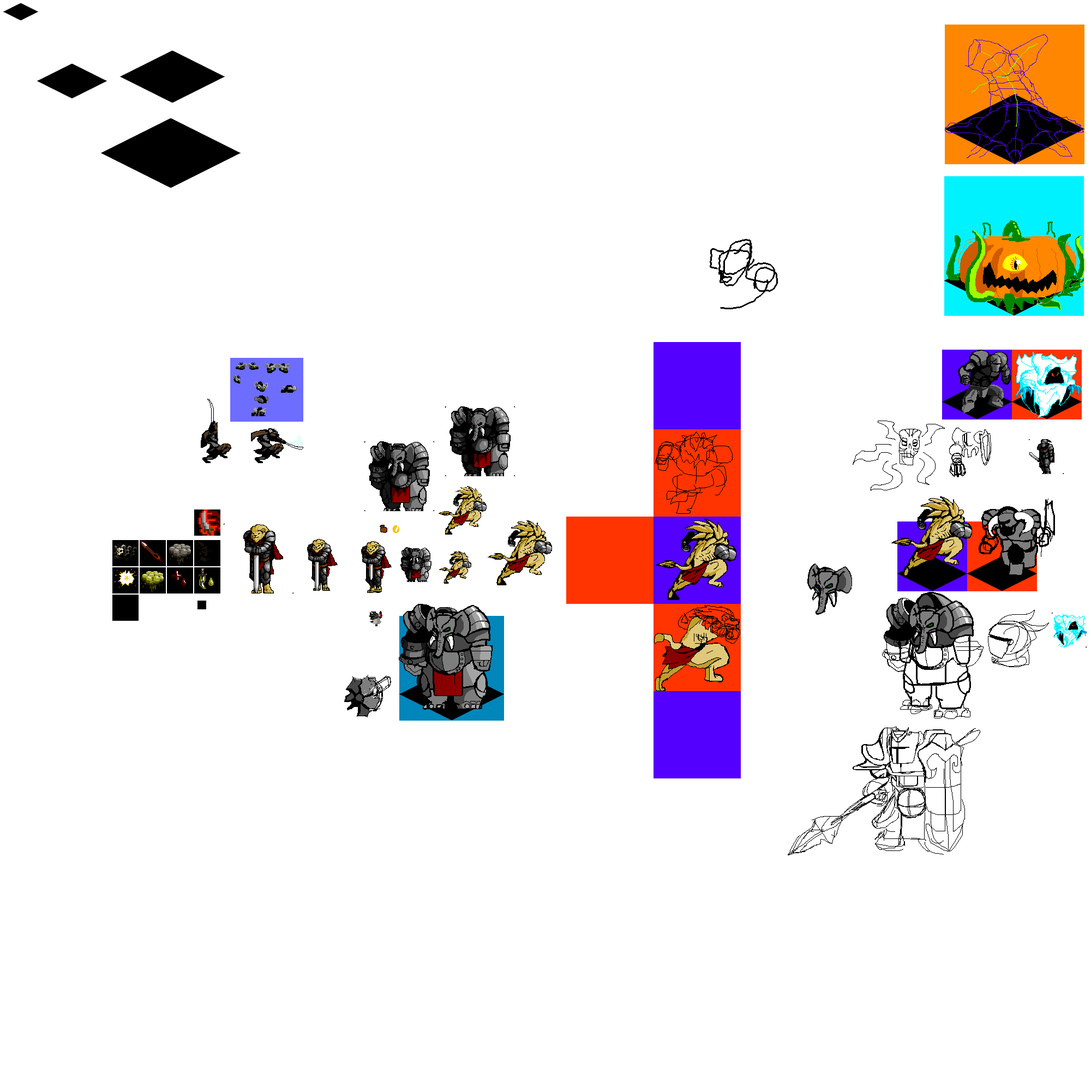
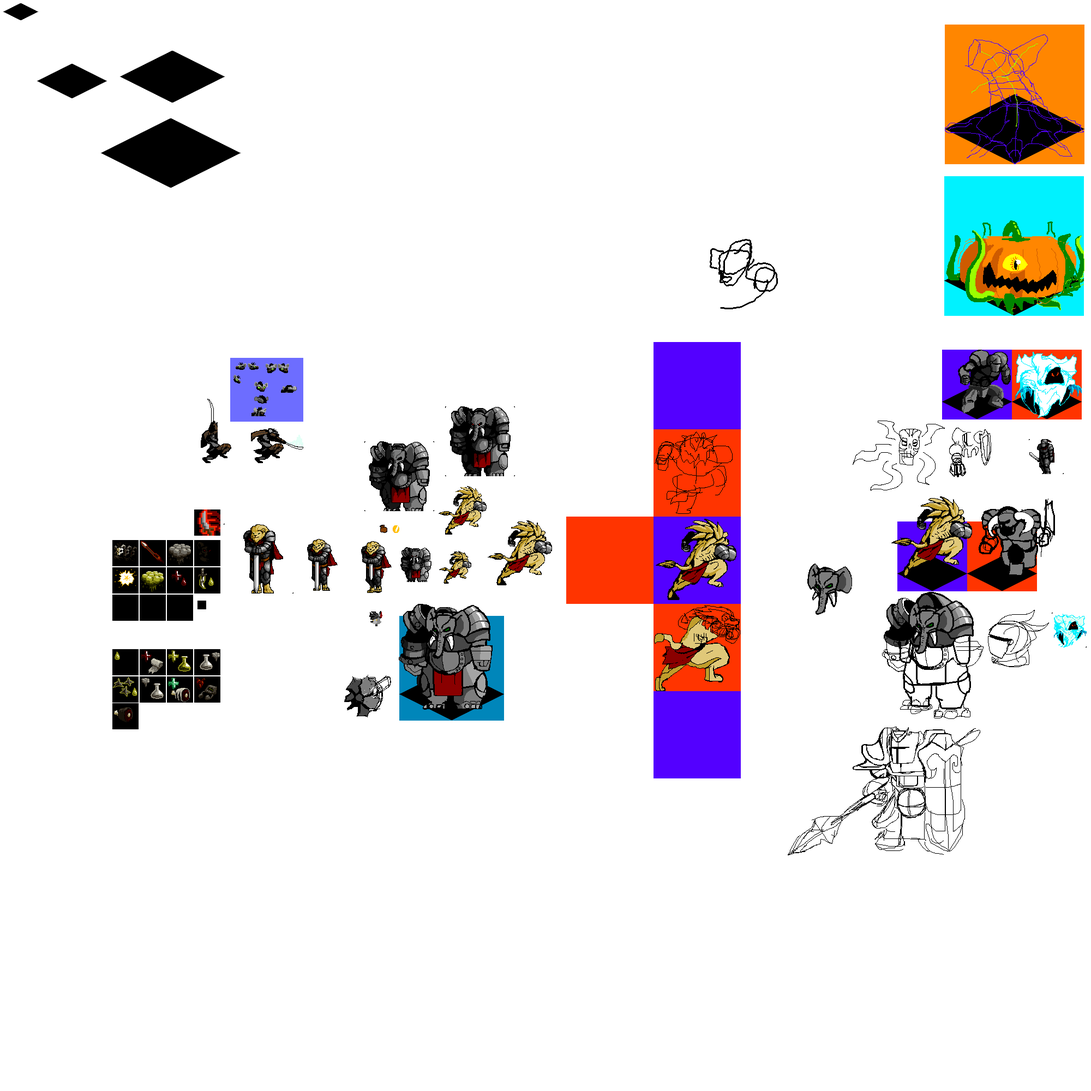
Before/after of a w=1091, h=1091 layered artwork. What changed in the layer stack:
painted on "New Layer" over (112, 594, 221, 730)
